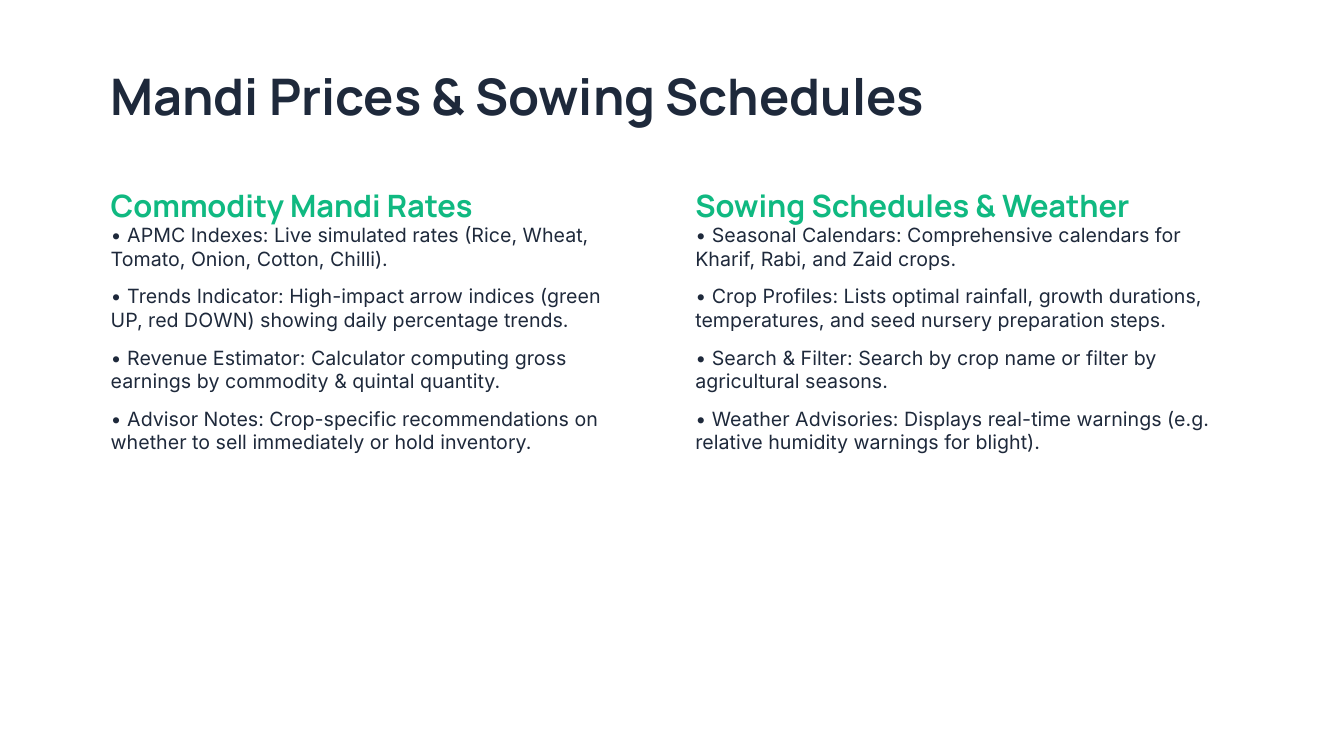
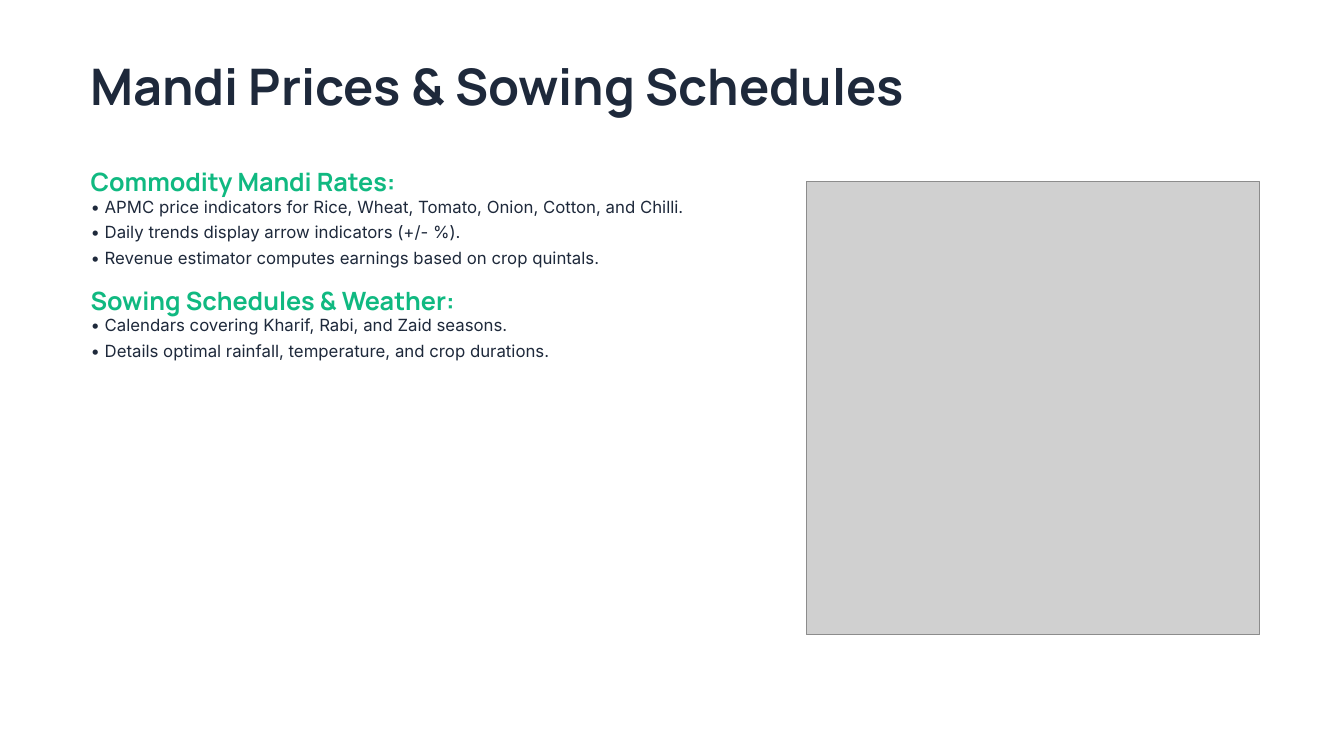
Before and after one commit to TsTeja13/farmtime, a slide deck: slide 6 of Farmtime_Presentation.pptx. Drawn at 1344x756 pixels with LibreOffice and Linux fonts; fonts in the diff are those of the drawing; grey boxes stand for pictures. Boxes give left, top, right and bottom in pixels: in the first picture for what was removed or moved away, otherwise in the second. Text is boxed around its words. In the diff, an @@ line names an element or a change of style, - is before the commit and + after.

```diff
--- a/Farmtime_Presentation.pptx
+++ b/Farmtime_Presentation.pptx
@@ text "Mandi Prices & Sowing Schedules": place and size @@
-text "Mandi Prices & Sowing Schedules" at box(111, 78, 924, 128)
+text "Mandi Prices & Sowing Schedules" at box(91, 68, 903, 118)
@@ text at box(91, 172, 683, 361): text changed; size 14 to 12 pt @@
-Commodity Mandi Rates
-• APMC Indexes: Live simulated rates (Rice, Wheat, Tomato, Onion, Cotton, Chilli).
-• Trends Indicator: High-impact arrow indices (green UP, red DOWN) showing daily percentage trends.
-• Revenue Estimator: Calculator computing gross earnings by commodity & quintal quantity.
-• Advisor Notes: Crop-specific recommendations on whether to sell immediately or hold inventory.
+Commodity Mandi Rates:
+• APMC price indicators for Rice, Wheat, Tomato, Onion, Cotton, and Chilli.
+• Daily trends display arrow indicators (+/- %).
+• Revenue estimator computes earnings based on crop quintals.
+Sowing Schedules & Weather:
+• Calendars covering Kharif, Rabi, and Zaid seasons.
+• Details optimal rainfall, temperature, and crop durations.
@@ text removed at box(695, 194, 1209, 454) @@
-Sowing Schedules & Weather
-• Seasonal Calendars: Comprehensive calendars for Kharif, Rabi, and Zaid crops.
-• Crop Profiles: Lists optimal rainfall, growth durations, temperatures, and seed nursery preparation steps.
-• Search & Filter: Search by crop name or filter by agricultural seasons.
-• Weather Advisories: Displays real-time warnings (e.g. relative humidity warnings for blight).
@@ picture added at box(807, 181, 1260, 635) @@
```
Also in this commit, not shown: 3 other slides changed, 3 slides added, 3 slides removed, 1 other file.
